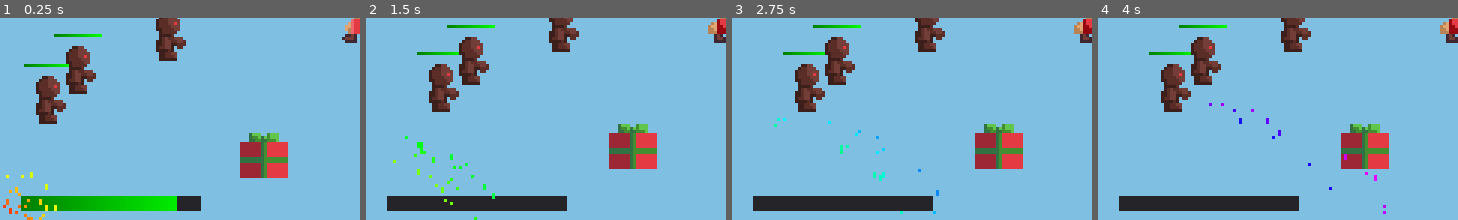
Above: before the commit, frames 1-4 (left to right).
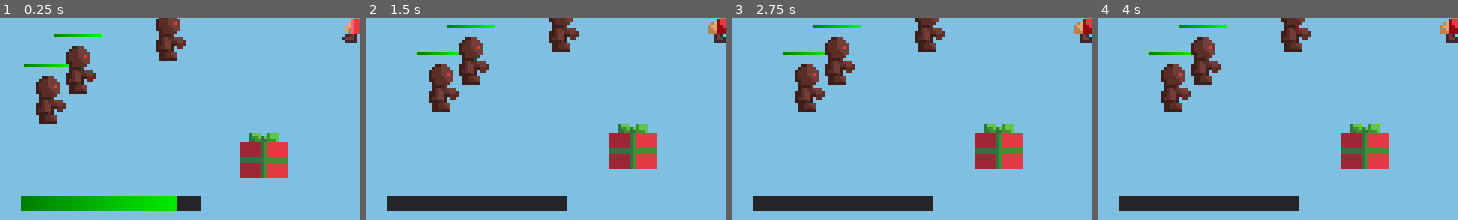
Above: after the commit, the same moments.

Repository: cznrhubarb/feliz-navidead
Game: Godot game, scene res://scn/TestScene.tscn
Two runs of this game, one before a commit and one after it. Both use one fixed random seed, a clock stepped at 60 frames per second and the inputs below.
Inputs (mouse positions are % of the whole screen's width and height, from its top left):
- Up to frame 1 (0.25 s): no input
- Up to frame 2 (1.5 s): move the mouse to (72, 45) at 0.52 s; press the mouse at (72, 45) at 0.53 s; hold D (move_right) 0.53-1.28 s; move the mouse to (30, 55) at 1.27 s; release the mouse at (30, 55) at 1.28 s; hold S (move_down) from 1.28 s (still down); click (30, 55) at 1.35 s
- Up to frame 3 (2.75 s): move the mouse to (60, 28) at 2.02 s; release S (move_down) at 2.03 s; press the mouse at (60, 28) at 2.03 s; hold D (move_right) from 2.03 s (still down)
- Up to frame 4 (4 s): move the mouse to (45, 70) at 2.77 s; release D (move_right) at 2.78 s; release the mouse at (45, 70) at 2.78 s; hold W (move_up) 2.78-3.53 s; click (45, 70) at 2.85 s; tap Enter at 3.5 s; move the mouse to (80, 65) at 3.52 s; press the mouse at (80, 65) at 3.53 s; hold A (move_left) from 3.53 s (still down)
The pictures show only the part of the screen within x 0-50%, y 50-100%; the shares and areas given below are measured in that part.

The runs differ from the first frame. In frame 1, 0.4% of the frame differs, in the area x 0-16%, y 76-100%; in frame 2, 0.4%, in the area x 7-36%, y 58-100%; in frame 3, 0.3%; in frame 4, 0.2%.

Commit message:
Messed with the confetti a bit then gave up. Tree curse implemented.

Diff:
--- a/UI/GameHud.tscn
+++ b/UI/GameHud.tscn
@@ -91,6 +91,15 @@
 margin_bottom = 75.1081
 text = "but"
 
-[node name="ConfettiBlaster" parent="." instance=ExtResource( 3 )]
+[node name="LeftConfettiBlaster" parent="." instance=ExtResource( 3 )]
+visible = false
 position = Vector2( 0.794434, 135.054 )
+amount = 120
+explosiveness = 0.3
+
+[node name="RightConfettiBlaster2" parent="." instance=ExtResource( 3 )]
+visible = false
+position = Vector2( 239.521, 133.068 )
+amount = 120
+explosiveness = 0.3
 [connection signal="pressed" from="GiftDialog/Open" to="GiftDialog" method="_on_Open_pressed"]
--- a/scn/ConfettiBlaster.tscn
+++ b/scn/ConfettiBlaster.tscn
@@ -11,15 +11,19 @@
 
 [sub_resource type="ParticlesMaterial" id=3]
 flag_disable_z = true
-gravity = Vector3( 0, 100, 0 )
-initial_velocity = 75.27
-angular_velocity = 0.0
+gravity = Vector3( 0, 115.08, 0 )
+initial_velocity = 190.0
+initial_velocity_random = 0.5
 orbit_velocity = 0.0
 orbit_velocity_random = 0.0
+angle = 720.0
+angle_random = 1.0
+scale = 10.0
 color_ramp = SubResource( 2 )
 
 [node name="ConfettiBlaster" type="Particles2D"]
 amount = 35
+lifetime = 3.3
 explosiveness = 0.8
 randomness = 0.12
 process_material = SubResource( 3 )
--- a/src/ConfettiBlaster.gd
+++ b/src/ConfettiBlaster.gd
@@ -1,4 +1,12 @@
 extends Particles2D
 
 func _ready():
-	rotation -= 3.14159 * 0.25
+	rotation -= 3.14159 * 0.35
+	process_material.gravity = process_material.gravity.rotated(Vector3.FORWARD, -3.14159 * 0.35)
+	if name.begins_with("Right"):
+		process_material = process_material.duplicate()
+		flip()
+
+func flip():
+	rotation -= 3.14159 * 0.30
+	process_material.gravity = process_material.gravity.rotated(Vector3.FORWARD, -3.14159 * 0.30)
--- a/src/CurseBag.gd
+++ b/src/CurseBag.gd
@@ -32,12 +32,12 @@
 			description = "You will always be running behind.",
 			effect = "walk  in reverse"
 		},
-		# ================ Completed above this line =====================
 		{
 			key = "hidden_trees",
 			description = "You won't be able to see the forest for the trees.",
 			effect = "invisible trees"
 		},
+		# ================ Completed above this line =====================
 		{
 			key = "locusts",
 			description = "You will suffer from a swarm of locusts.",
@@ -58,6 +58,11 @@
 			description = "You will learn to celebrate the small wins.",
 			effect = "each enemy kill causes a shit ton of confetti to spray out all over the screen"
 		},
+		{
+			key = "penalty",
+			description = "You will start working on a great golf score.",
+			effect = "lose points"
+		},
 #		{
 #			key = "frog_kiss",
 #			description = "You are turned into a frog until you are next kissed.",
@@ -65,7 +70,7 @@
 #		},
 	]
 
-func get_curse(specific_curse_name = "reverse"):
+func get_curse(specific_curse_name = "penalty"):
 	if specific_curse_name != null:
 		for curse in curses:
 			if curse.key == specific_curse_name:
--- a/src/Tree.gd
+++ b/src/Tree.gd
@@ -1,3 +1,22 @@
 extends StaticBody2D
 
+const start_fade_distance = 150
+const end_fade_distance = 25
+const reappear_distance = 15
 var type = "tree"
+var spr
+var child
+
+func _ready():
+	spr = find_node("Sprite")
+	child = get_tree().get_root().find_node("Child", true, false)
+
+func _process(delta):
+	if child.has_curse("hidden_trees"):
+		var distance = (child.position - position).length()
+		var fade_ratio
+		if distance < reappear_distance:
+			fade_ratio = 1
+		else:
+			fade_ratio = min((distance - end_fade_distance) / start_fade_distance, 1)
+		spr.modulate.a = fade_ratio
--- a/src/Weapons/WeaponFactory.gd
+++ b/src/Weapons/WeaponFactory.gd
@@ -15,6 +15,4 @@
 
 	# TODO: Manual shot weapons should be stronger
 
-	print("shots per second: " + str(shots_per_second))
-	print("automatic: " + str(auto))
 	return load("res://src/Weapons/BaseWeapon.gd").new(bullet_prototype, shots_per_second, auto)
